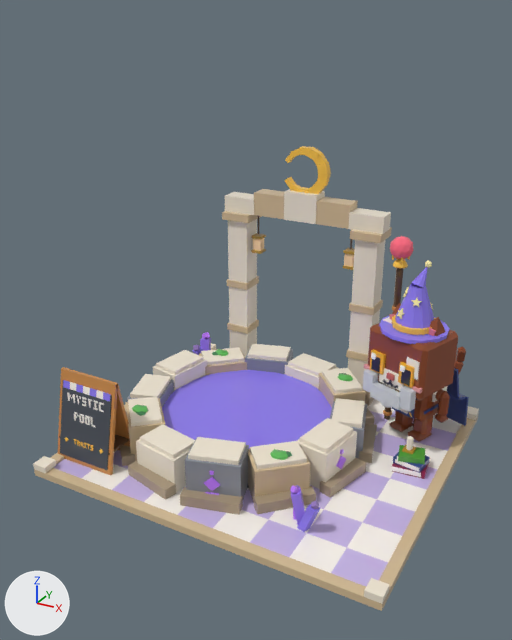
A saved change to the glTF model assets/cat-cafe/exports/CatCafe_Camp_Park_MysticPool.glb.
The view is the same before and after, from a camera (50 mm lens) standing at (8.14, -15.47, 11.76) and looking at (-0.1, -0.48, 4.26). Every picture has the same lights, and +X, +Y and +Z are marked at lower left. The picture after the commit comes second. Vertices at exactly the same position are counted once.

In view in the first picture: 'CatCafe_Camp_Park_MysticPool', 'CatCafe_Camp_Park_MysticPool_Liquid_Glow', 'CatCafe_Camp_Park_MysticPool_Sage_Body', 'CatCafe_Camp_Park_MysticPool_Sage_Head', 'CatCafe_Camp_Park_MysticPool_Sage_Prop', 'CatCafe_Camp_Park_MysticPool_Sage_Prop2', 'CatCafe_Camp_Park_MysticPool_Sage_Staff' and 10 more.
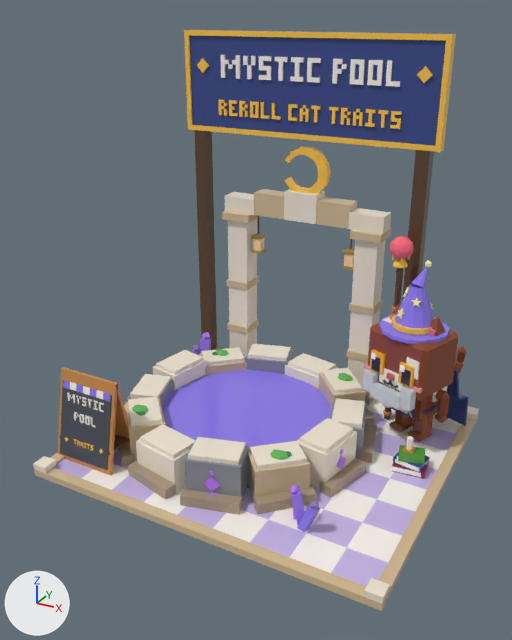
The change, as a diff of the scene's bpy script:
```diff
--- a/assets/cat-cafe/exports/CatCafe_Camp_Park_MysticPool.glb.py
+++ b/assets/cat-cafe/exports/CatCafe_Camp_Park_MysticPool.glb.py
@@ me_catcafe_camp_park_mysticpool @@
 # used by ob_catcafe_camp_park_mysticpool; location = (0.0, 0.0, 0.0)
-me_catcafe_camp_park_mysticpool.from_pydata(...)  # 1670 vertices, 2954 faces; spans x -5.0..5.0, y -4.2..4.6, z 0.0..7.99
+me_catcafe_camp_park_mysticpool.from_pydata(...)  # 2350 vertices, 4154 faces; spans x -5.0..5.0, y -4.2..4.6, z 0.0..11.16
+# me_catcafe_camp_park_mysticpool part 1: a new loose piece, a box spanning x 2.5..2.9, y 3.82..4.22, z 0.12..8.22, in mat_catcafe_palette
+# me_catcafe_camp_park_mysticpool part 2: a new loose piece, a box spanning x -4.7..-4.3, y 3.82..4.22, z 0.12..8.22, in mat_catcafe_palette
+# me_catcafe_camp_park_mysticpool part 3: a new loose piece, a box spanning x -4.85..3.05, y 3.91..4.13, z 8.34..11.04, in mat_catcafe_palette
+# me_catcafe_camp_park_mysticpool part 4: a new loose piece, a box spanning x -3.695..-3.565, y 3.85..3.91, z 9.84..10.49, in mat_catcafe_palette
+# me_catcafe_camp_park_mysticpool part 5: a new loose piece, a box spanning x -3.175..-3.045, y 3.85..3.91, z 9.84..10.49, in mat_catcafe_palette
+# me_catcafe_camp_park_mysticpool part 6: a new loose piece, a box spanning x -1.875..-1.485, y 3.85..3.91, z 10.36..10.49, in mat_catcafe_palette
+# me_catcafe_camp_park_mysticpool part 7: a new loose piece, a box spanning x -1.745..-1.615, y 3.85..3.91, z 9.84..10.36, in mat_catcafe_palette
+# me_catcafe_camp_park_mysticpool part 8: a new loose piece, a box spanning x -1.355..-0.965, y 3.85..3.91, z 10.36..10.49, in mat_catcafe_palette
+# me_catcafe_camp_park_mysticpool part 9: a new loose piece, a box spanning x -0.578..-0.486, y 3.85..3.91, z 8.74..9.108, in mat_catcafe_palette
+# me_catcafe_camp_park_mysticpool part 10: a new loose piece, a box spanning x -0.026..0.066, y 3.85..3.91, z 8.74..9.108, in mat_catcafe_palette
+# me_catcafe_camp_park_mysticpool part 11: a new loose piece, a box spanning x 1.354..1.63, y 3.85..3.91, z 9.108..9.2, in mat_catcafe_palette
+# me_catcafe_camp_park_mysticpool part 12: a new loose piece, a box spanning x 1.446..1.538, y 3.85..3.91, z 8.74..9.108, in mat_catcafe_palette
+# me_catcafe_camp_park_mysticpool part 13: 520 vertices added at x -4.97..3.17, y 3.85..4.19, z 8.22..11.16
+# other edits to the shape of me_catcafe_camp_park_mysticpool do not show in these pictures
 me_catcafe_camp_park_mysticpool.materials.append(mat_catcafe_palette)
```

Changed parts and their boxes [x1, y1, x2, y2] in the pictures (512 x 640 px):
'CatCafe_Camp_Park_MysticPool', reshaped (25% taller): before [33, 146, 479, 611]; after [33, 30, 479, 611]
part 1 of me_catcafe_camp_park_mysticpool, added (brown): after [402, 150, 434, 301]
part 2 of me_catcafe_camp_park_mysticpool, added (brown): after [194, 130, 217, 350]
part 3 of me_catcafe_camp_park_mysticpool, added (blue): after [190, 35, 446, 146]
part 4 of me_catcafe_camp_park_mysticpool, added: after [221, 55, 226, 78]
part 5 of me_catcafe_camp_park_mysticpool, added: after [236, 55, 241, 79]
part 6 of me_catcafe_camp_park_mysticpool, added: after [275, 57, 288, 62]
part 7 of me_catcafe_camp_park_mysticpool, added: after [278, 62, 284, 81]
part 8 of me_catcafe_camp_park_mysticpool, added: after [291, 57, 304, 62]
part 9 of me_catcafe_camp_park_mysticpool, added: after [314, 109, 318, 123]
part 10 of me_catcafe_camp_park_mysticpool, added: after [331, 110, 336, 124]
part 11 of me_catcafe_camp_park_mysticpool, added: after [378, 110, 389, 114]
part 12 of me_catcafe_camp_park_mysticpool, added: after [381, 114, 385, 128]
part 13 of me_catcafe_camp_park_mysticpool, added (orange): after [184, 30, 456, 152]
